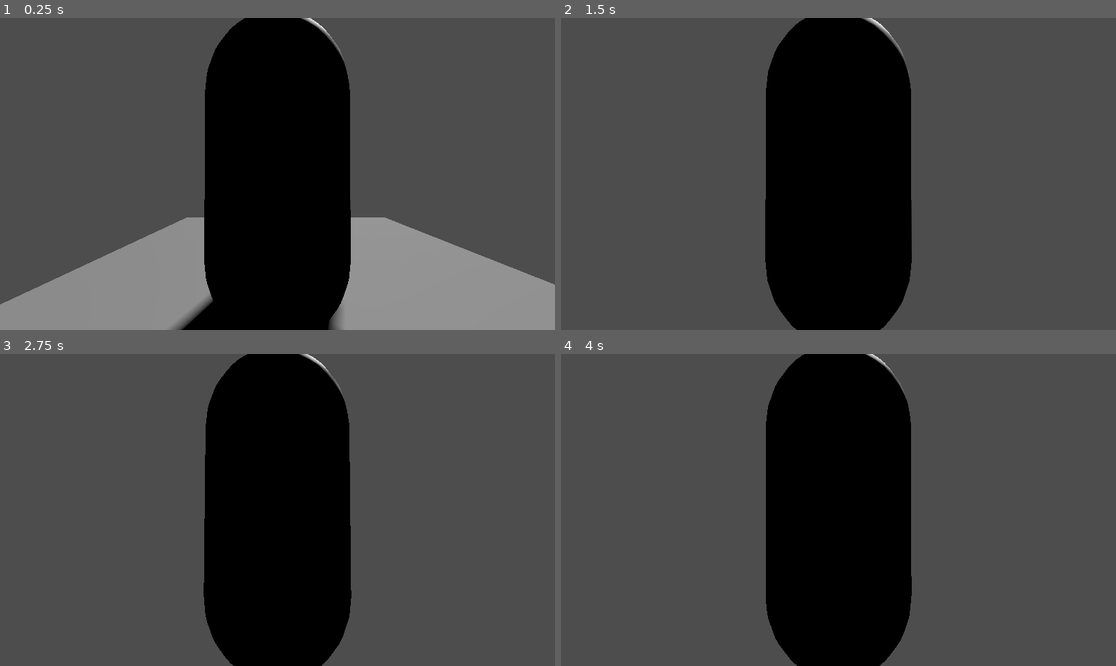
Above: before the commit, frames 1-4 (two rows, left to right).
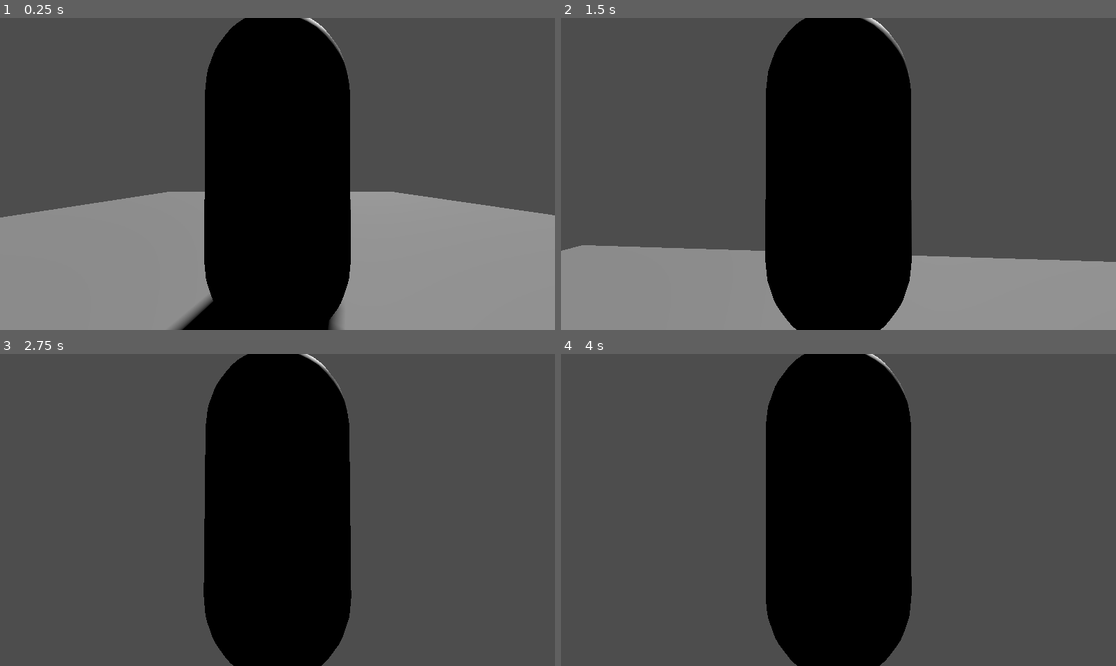
Above: after the commit, the same moments.

Repository: Brede-dev/Voidfeast
Game: Godot game, scene res://Scenes/Test.tscn
The game is run twice, just before and just after one commit, with the same random seed, the same clock (stepped at 60 frames per second) and the same inputs. The project has no main scene, so this scene is started directly.
Inputs (mouse positions are in pixels of both pictures, inside the frame that each line leads up to):
- Up to frame 1 (0.25 s): no input
- Up to frame 2 (1.5 s): tap Enter at 0.5 s; move the mouse to (866, 174) at 0.52 s; hold W (Forward) from 0.53 s (still down); tap Space (Jump) at 0.77 s; move the mouse to (810, 174) at 1.27 s
- Up to frame 3 (2.75 s): keep holding W (Forward); tap Space (Jump) at 1.52 s; move the mouse to (288, 503) at 2.02 s
- Up to frame 4 (4 s): keep holding W (Forward); tap Space (Jump) at 2.75, 3.02, 3.77 s; move the mouse to (832, 516) at 2.77 s; tap Enter at 3.5 s; move the mouse to (877, 513) at 3.52 s

The runs differ from the first frame. In frame 1, 12% of the frame differs, in the area x 0-100%, y 55-92%; in frame 2, 19%, in the area x 0-100%, y 72-100%; in frame 3, less than 0.1%; in frame 4, less than 0.1%.

Commit message:
Update Test.tscn

Diff:
--- a/Scenes/Test.tscn
+++ b/Scenes/Test.tscn
@@ -12,12 +12,12 @@
 [node name="Ground" type="StaticBody3D" parent="." unique_id=1127461084]
 
 [node name="CollisionShape3D" type="CollisionShape3D" parent="Ground" unique_id=1702090843]
-transform = Transform3D(1, 0, 0, 0, 1, 0, 0, 0, 1, 0.016784668, 0, -0.0072631836)
+transform = Transform3D(2.8748095, 0, 0, 0, 1, 0, 0, 0, 2.5020363, 0.032518696, 0, -0.012717966)
 shape = SubResource("BoxShape3D_myinc")
 
 [node name="MeshInstance3D" type="MeshInstance3D" parent="Ground" unique_id=1525796474]
-transform = Transform3D(4.6826205, 0, 0, 0, 1, 0, 0, 0, 6.170614, 0, 0, 0)
+transform = Transform3D(13.461642, 0, 0, 0, 1, 0, 0, 0, 15.4391, -0.015734028, 0, 0.0054547824)
 mesh = SubResource("BoxMesh_njov2")
 
-[node name="Player" parent="." unique_id=757147270 instance=ExtResource("1_myinc")]
+[node name="Player" parent="." unique_id=757147270 instance=ExtResource("1_ko2s7")]
 transform = Transform3D(1, 0, 0, 0, 1, 0, 0, 0, 1, -0.19541019, 1.509985, -1.1037025)
Not shown: 1 places in Scenes/Test.tscn that only renumber resources
